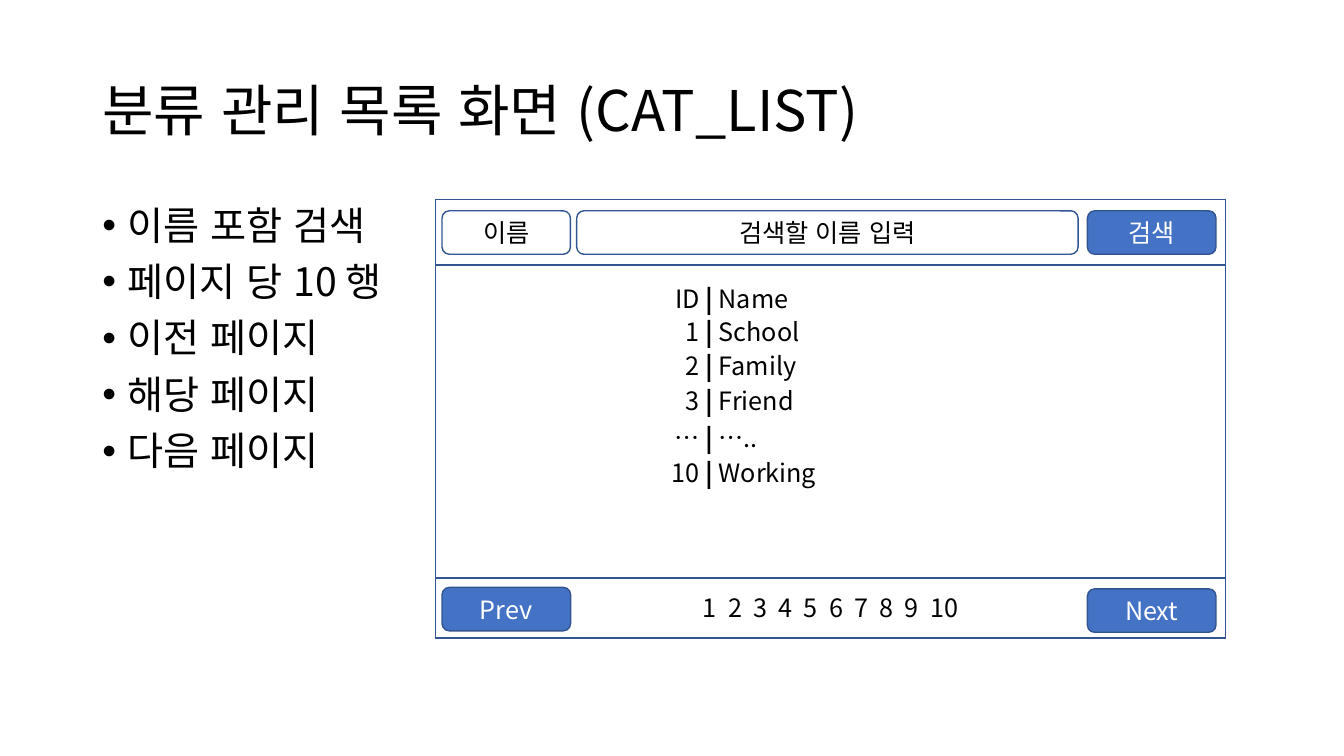
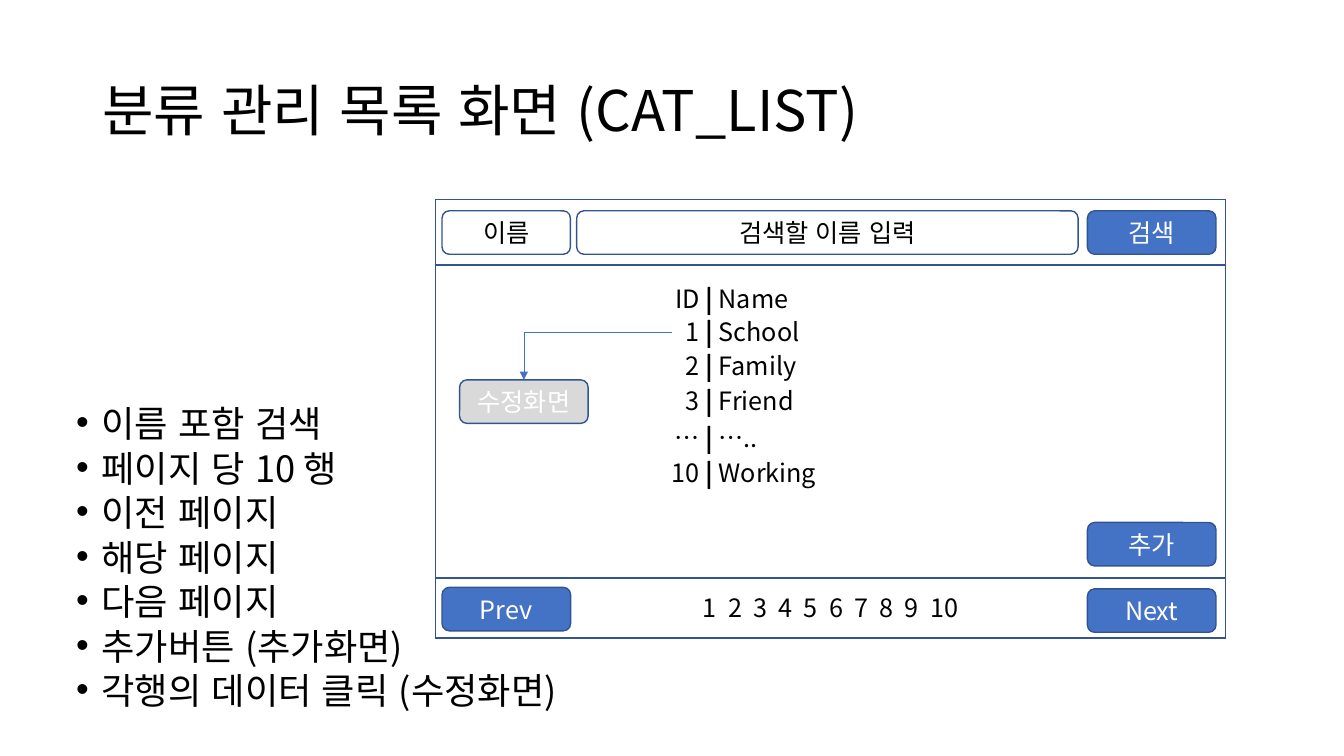
Before and after one commit to SamGiKim/sangbong3, a slide deck: slide 2 of Car_UML/분류_관리_화면.pptx. Drawn at 1344x756 pixels with LibreOffice and Linux fonts; fonts in the diff are those of the drawing. Boxes give left, top, right and bottom in pixels: in the first picture for what was removed or moved away, otherwise in the second. Text is boxed around its words. In the diff, an @@ line names an element or a change of style, - is before the commit and + after.

Commit message:
분류관리화면 수정
분류관리화면 수정

```diff
--- a/Car_UML/분류_관리_화면.pptx
+++ b/Car_UML/분류_관리_화면.pptx
@@ text "이름 포함 검색": place and size @@
-text "이름 포함 검색" at bbox=[128, 207, 382, 468]
+text "이름 포함 검색" at bbox=[101, 406, 557, 711]
@@ elbow arrow added from (673, 332) to (524, 380), #4472C4 0.5 pt @@
@@ rounded rectangle added at bbox=[460, 380, 589, 423], fill #D9D9D9, outline #325491 1 pt, 18 pt, text #FFFFFF @@
+수정화면
@@ text at bbox=[101, 406, 337, 618]: size 28 to 25.9 pt in "이름 포함 검색", "페이지 당 10 행", "이전 페이지", "해당 페이지" and 1 more places; line spacing 0.9 to 0.7 @@
@@ rounded rectangle added at bbox=[1088, 522, 1217, 566], fill #4472C4, outline #325491 1 pt, 18 pt, text #FFFFFF @@
+추가
@@ text at bbox=[101, 630, 557, 711]: paragraphs added @@
+• 추가버튼 (추가화면)
+• 각행의 데이터 클릭 (수정화면)
```
Also in this commit, not shown: 2 other slides changed, 1 other file.
